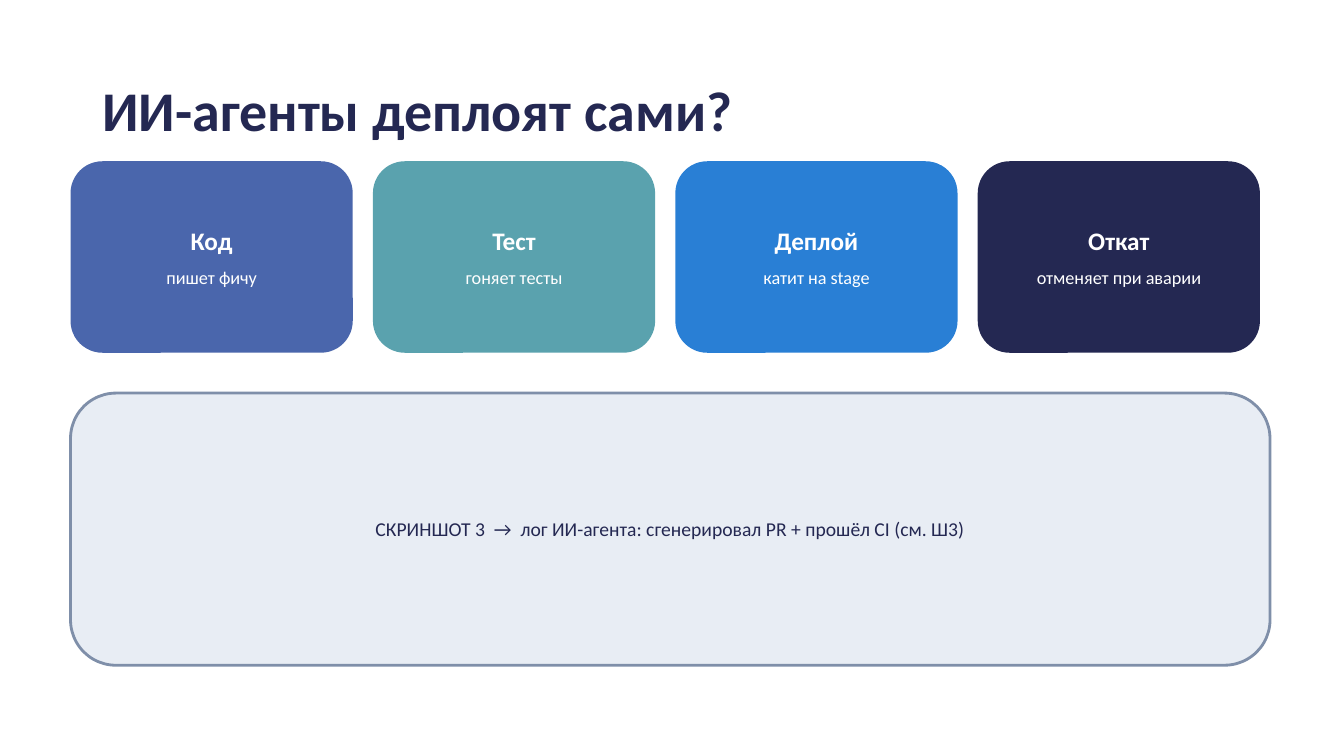
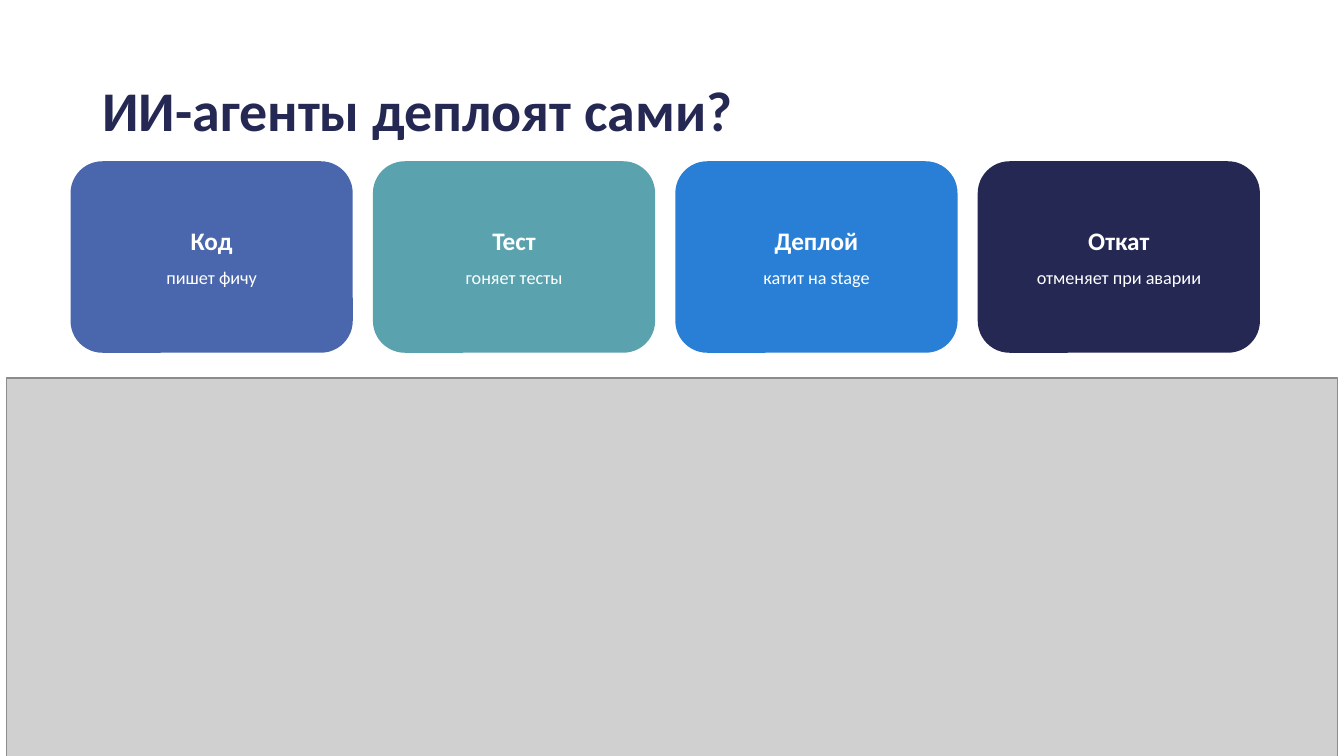
Before and after one commit to grrraaaa/github_doklad, a slide deck: slide 14 of Git_deploy_prezentatsiya.pptx (slide 7 before the commit). Drawn at 1344x756 pixels with LibreOffice and Linux fonts; fonts in the diff are those of the drawing; grey boxes stand for pictures; background and template pictures are left out. Boxes give left, top, right and bottom in pixels: in the first picture for what was removed or moved away, otherwise in the second. Text is boxed around its words. In the diff, an @@ line names an element or a change of style, - is before the commit and + after.

Commit message:
Добавлены скриншоты к разделам 2 и 3

```diff
--- a/Git_deploy_prezentatsiya.pptx
+++ b/Git_deploy_prezentatsiya.pptx
@@ picture added at (7, 378, 1338, 756) @@
@@ rounded rectangle removed at (71, 393, 1270, 665) @@
-СКРИНШОТ 3 → лог ИИ-агента: сгенерировал PR + прошёл CI (см. Ш3)
```
Also in this commit, not shown: 3 other slides changed, 8 slides added, 1 slide removed.
